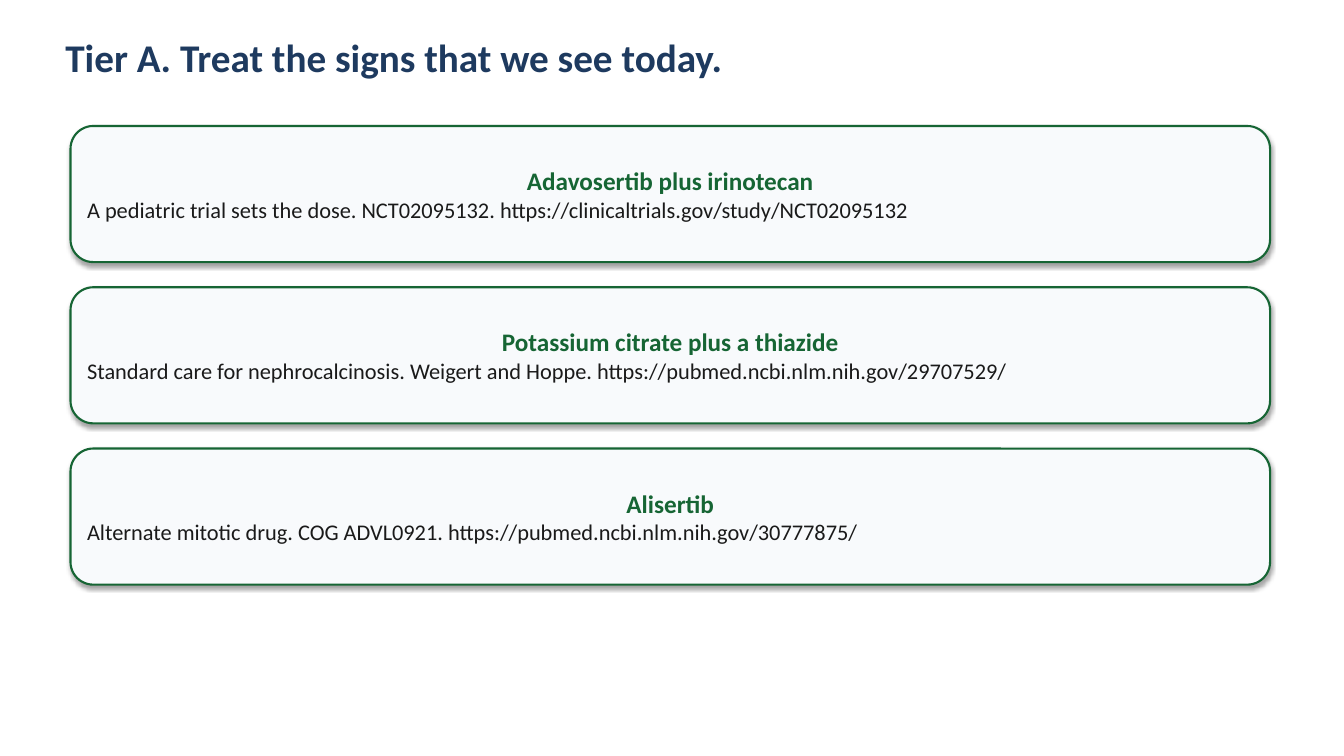
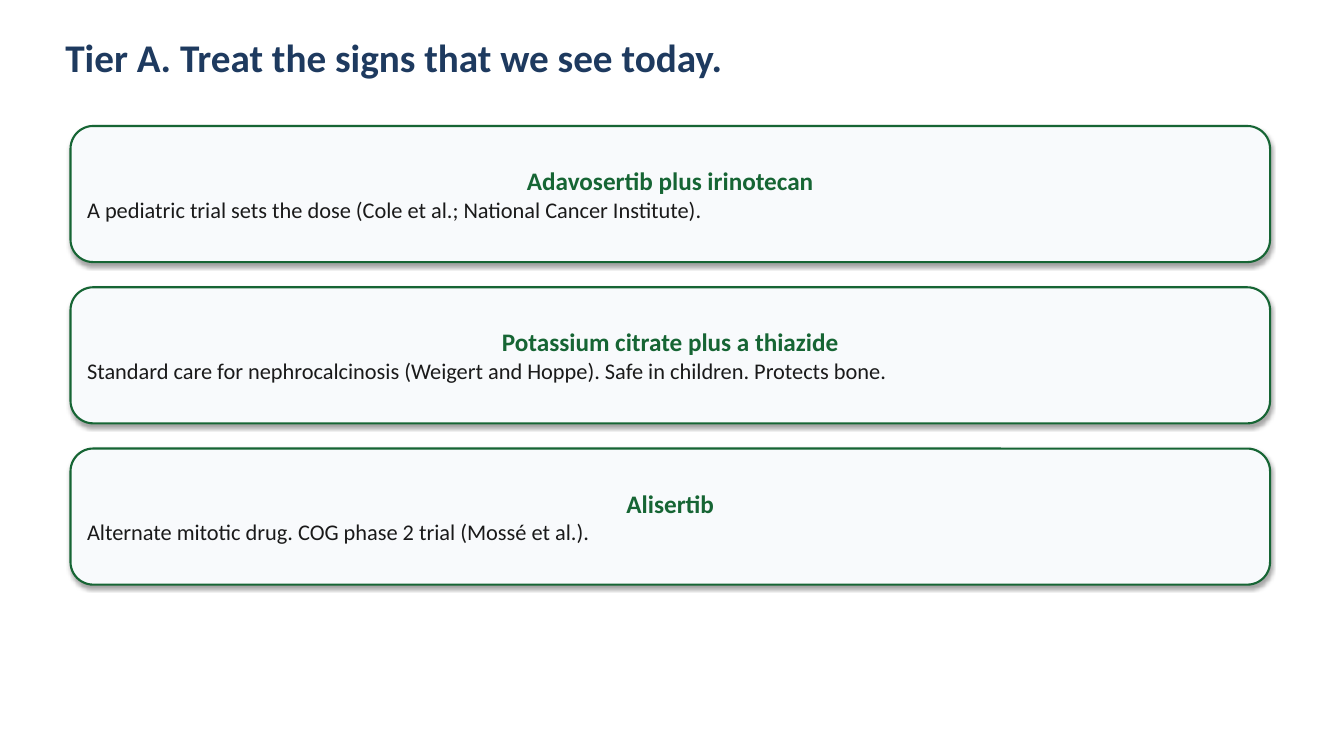
Before and after one commit to bigbag/mva-hackathon-2026, a slide deck: slide 5 of track2/slides/pitch_deck.pptx. Drawn at 1344x756 pixels with LibreOffice and Linux fonts; fonts in the diff are those of the drawing. Boxes give left, top, right and bottom in pixels: in the first picture for what was removed or moved away, otherwise in the second. Text is boxed around its words. In the diff, an @@ line names an element or a change of style, - is before the commit and + after.

Commit message:
Normalize citations to MLA 9
In-text uses author, not author-year. Works Cited lists only works
named in that document, with NCBI-checked vol/no/pages and a single DOI.

```diff
--- a/track2/slides/pitch_deck.pptx
+++ b/track2/slides/pitch_deck.pptx
@@ text in rounded rectangle at <box>87,202,701,222</box>: text changed @@
-A pediatric trial sets the dose. NCT02095132. https://clinicaltrials.gov/study/NCT02095132
+A pediatric trial sets the dose (Cole et al.; National Cancer Institute).
@@ text in rounded rectangle at <box>87,363,886,383</box>: text changed @@
-Standard care for nephrocalcinosis. Weigert and Hoppe. https://pubmed.ncbi.nlm.nih.gov/29707529/
+Standard care for nephrocalcinosis (Weigert and Hoppe). Safe in children. Protects bone.
@@ text in rounded rectangle at <box>87,524,589,544</box>: text changed @@
-Alternate mitotic drug. COG ADVL0921. https://pubmed.ncbi.nlm.nih.gov/30777875/
+Alternate mitotic drug. COG phase 2 trial (Mossé et al.).
```
Also in this commit, not shown: 4 other slides changed, 8 other files.
